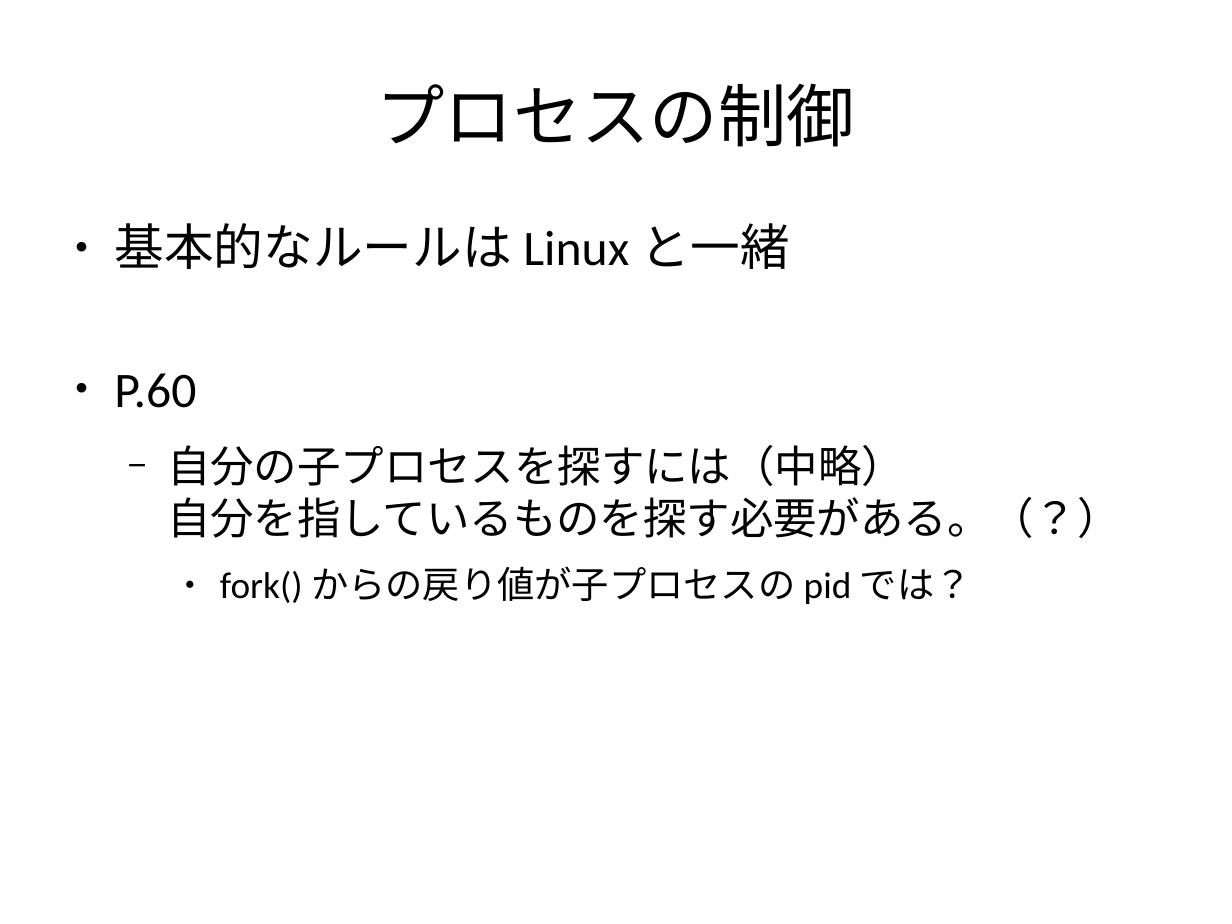
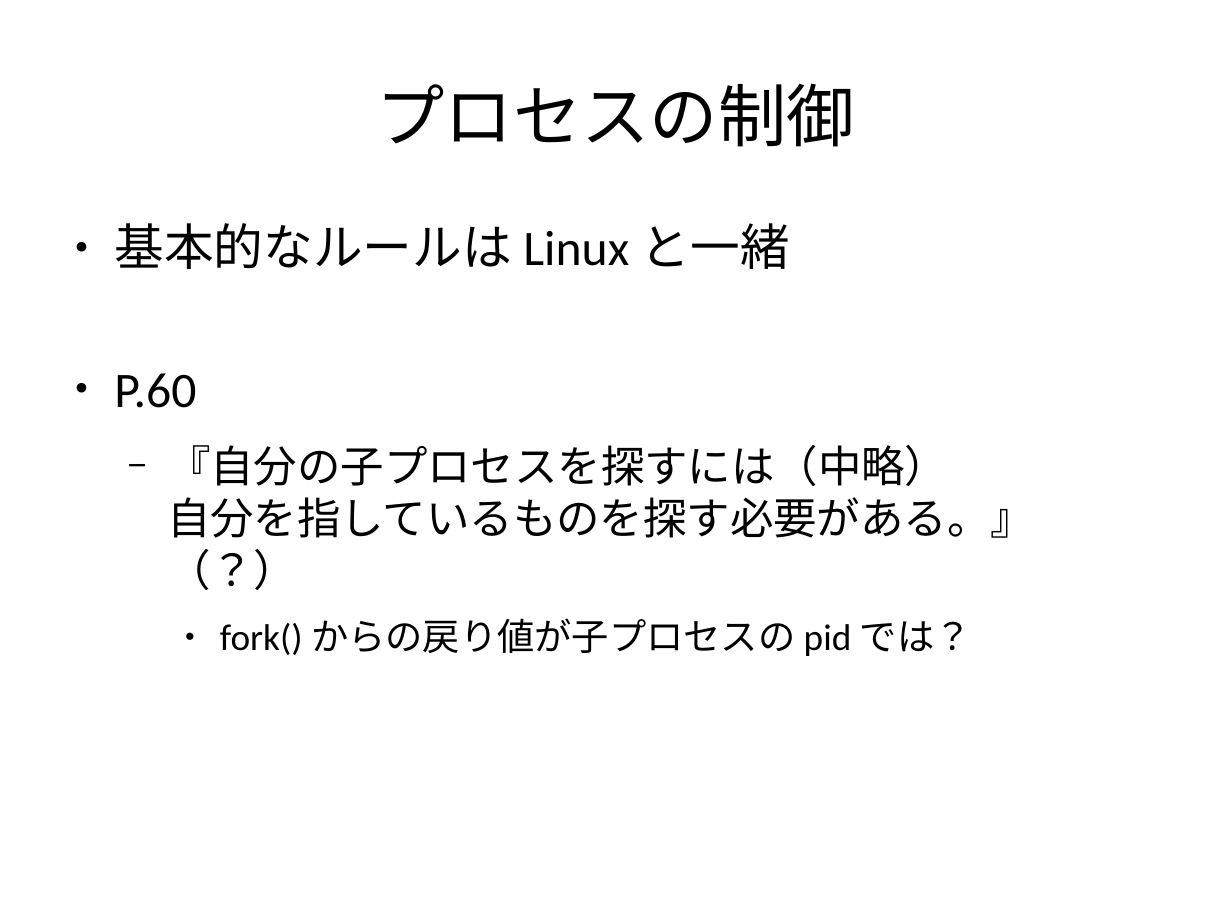
Before and after one commit to andromedroid/ame, a slide deck: slide 12 of doc/unix_v6/process_matome.odp. Drawn at 1232x924 pixels with LibreOffice and Linux fonts; fonts in the diff are those of the drawing. Boxes give left, top, right and bottom in pixels: in the first picture for what was removed or moved away, otherwise in the second. Text is boxed around its words. In the diff, an @@ line names an element or a change of style, - is before the commit and + after.

```diff
--- a/doc/unix_v6/process_matome.odp
+++ b/doc/unix_v6/process_matome.odp
@@ text at (167, 445, 1034, 538): text changed @@
-  − 自分の子プロセスを探すには（中略）
-    自分を指しているものを探す必要がある。（？）
+  − 『自分の子プロセスを探すには（中略）
+    自分を指しているものを探す必要がある。』（？）
```
Also in this commit, not shown: 8 other slides changed, 14 slides added, 12 slides removed.
